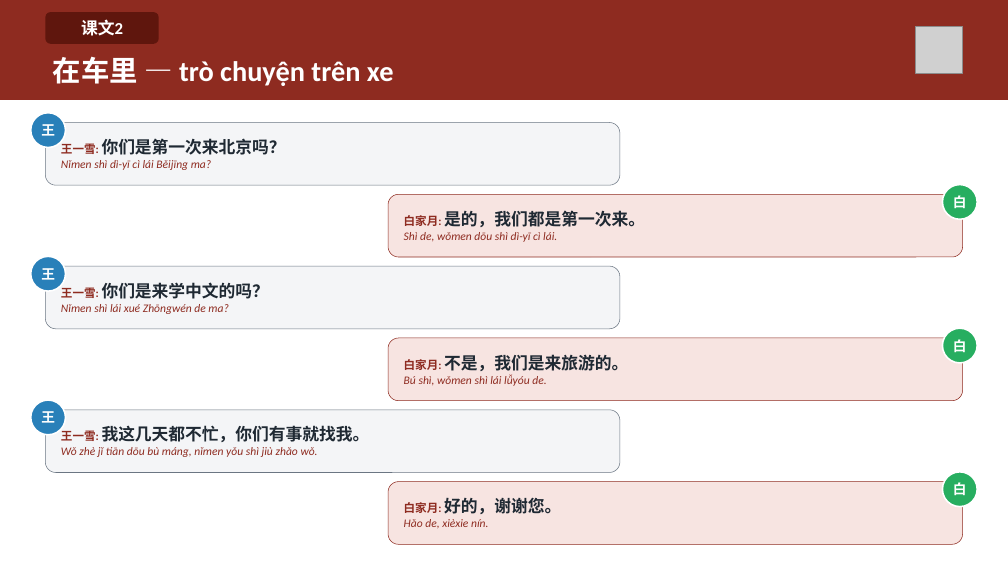
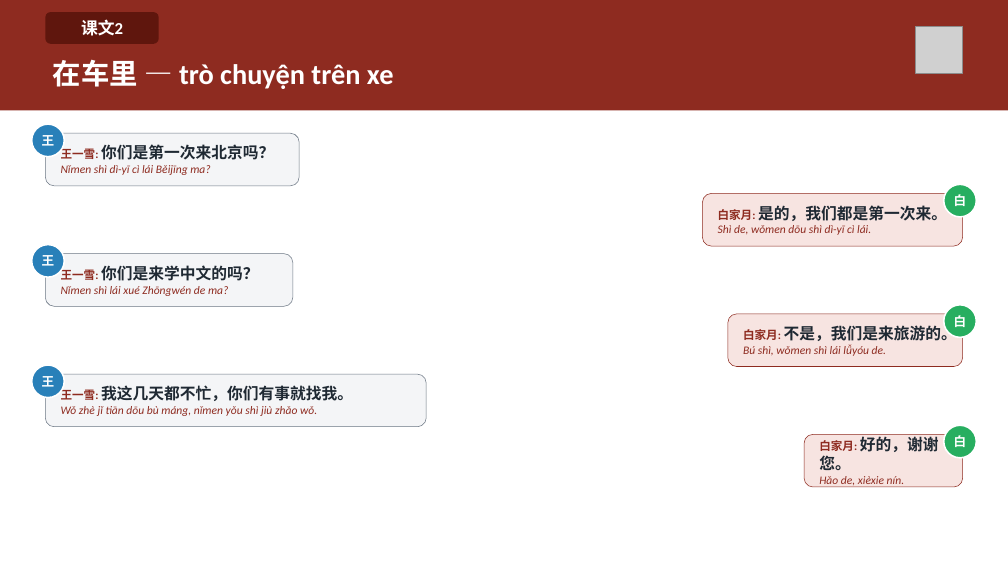
Before and after one commit to HuyenNguyen911/chinese-learning-os, a slide deck: slide 16 of output/hsk2/buoi01_moian_vitquay/slide/Buoi-01-Moian-Vitquay.pptx. Drawn at 1008x567 pixels with LibreOffice and Linux fonts; fonts in the diff are those of the drawing; grey boxes stand for pictures. Boxes give left, top, right and bottom in pixels: in the first picture for what was removed or moved away, otherwise in the second. Text is boxed around its words. In the diff, an @@ line names an element or a change of style, - is before the commit and + after.

```diff
--- a/output/hsk2/buoi01_moian_vitquay/slide/Buoi-01-Moian-Vitquay.pptx
+++ b/output/hsk2/buoi01_moian_vitquay/slide/Buoi-01-Moian-Vitquay.pptx
@@ rectangle: place and size @@
-rectangle at <box>0,0,1008,100</box>
+rectangle at <box>0,0,1008,110</box>
@@ ellipse "王": place and size @@
-ellipse "王" at <box>31,113,66,147</box>
+ellipse "王" at <box>32,124,64,157</box>
@@ rounded rectangle "王一雪: 你们是第一次来北京吗？": place and size @@
-rounded rectangle "王一雪: 你们是第一次来北京吗？" at <box>45,123,620,185</box>
+rounded rectangle "王一雪: 你们是第一次来北京吗？" at <box>45,133,299,186</box>
@@ text in rounded rectangle at <box>61,144,274,160</box>: size 16 to 15 pt in "你们是第一次来北京吗？" @@
@@ rounded rectangle "白家月: 是的，我们都是第一次来。": place and size @@
-rounded rectangle "白家月: 是的，我们都是第一次来。" at <box>388,194,963,257</box>
+rounded rectangle "白家月: 是的，我们都是第一次来。" at <box>702,194,963,247</box>
@@ text in rounded rectangle at <box>718,203,947,221</box>: size 16 to 15 pt in "是的，我们都是第一次来。" @@
@@ ellipse "王": place and size @@
-ellipse "王" at <box>31,256,66,291</box>
+ellipse "王" at <box>32,244,64,277</box>
@@ rounded rectangle "王一雪: 你们是来学中文的吗？": place and size @@
-rounded rectangle "王一雪: 你们是来学中文的吗？" at <box>45,266,620,329</box>
+rounded rectangle "王一雪: 你们是来学中文的吗？" at <box>45,254,293,307</box>
@@ text in rounded rectangle at <box>61,265,258,281</box>: size 16 to 15 pt in "你们是来学中文的吗？" @@
@@ rounded rectangle "白家月: 不是，我们是来旅游的。": place and size @@
-rounded rectangle "白家月: 不是，我们是来旅游的。" at <box>388,338,963,401</box>
+rounded rectangle "白家月: 不是，我们是来旅游的。" at <box>728,314,963,367</box>
@@ text in rounded rectangle at <box>743,323,957,341</box>: size 16 to 15 pt in "不是，我们是来旅游的。" @@
@@ ellipse "白": place and size @@
-ellipse "白" at <box>943,328,978,363</box>
+ellipse "白" at <box>944,305,976,337</box>
@@ ellipse "王": place and size @@
-ellipse "王" at <box>31,400,66,435</box>
+ellipse "王" at <box>32,365,64,398</box>
@@ rounded rectangle "王一雪: 我这几天都不忙，你们有事就找我。": place and size @@
-rounded rectangle "王一雪: 我这几天都不忙，你们有事就找我。" at <box>45,410,620,473</box>
+rounded rectangle "王一雪: 我这几天都不忙，你们有事就找我。" at <box>45,374,426,427</box>
@@ text in rounded rectangle at <box>61,385,353,401</box>: size 16 to 15 pt in "我这几天都不忙，你们有事就找我。" @@
@@ rounded rectangle "白家月: 好的，谢谢您。": place and size @@
-rounded rectangle "白家月: 好的，谢谢您。" at <box>388,482,963,544</box>
+rounded rectangle "白家月: 好的，谢谢您。" at <box>805,435,963,488</box>
@@ text in rounded rectangle at <box>819,434,939,470</box>: size 16 to 15 pt in "好的，谢谢您。" @@
@@ size 13 to 12 pt in 6 elements at <box>944,185,976,217</box>, <box>32,124,64,157</box>, <box>32,244,64,277</box>, <box>944,305,976,337</box>, <box>32,365,64,398</box>, <box>944,425,976,457</box> @@
@@ ellipse "白": place and size @@
-ellipse "白" at <box>943,472,978,507</box>
+ellipse "白" at <box>944,425,976,457</box>
```
Also in this commit, not shown: 24 other slides changed, 16 other files.
